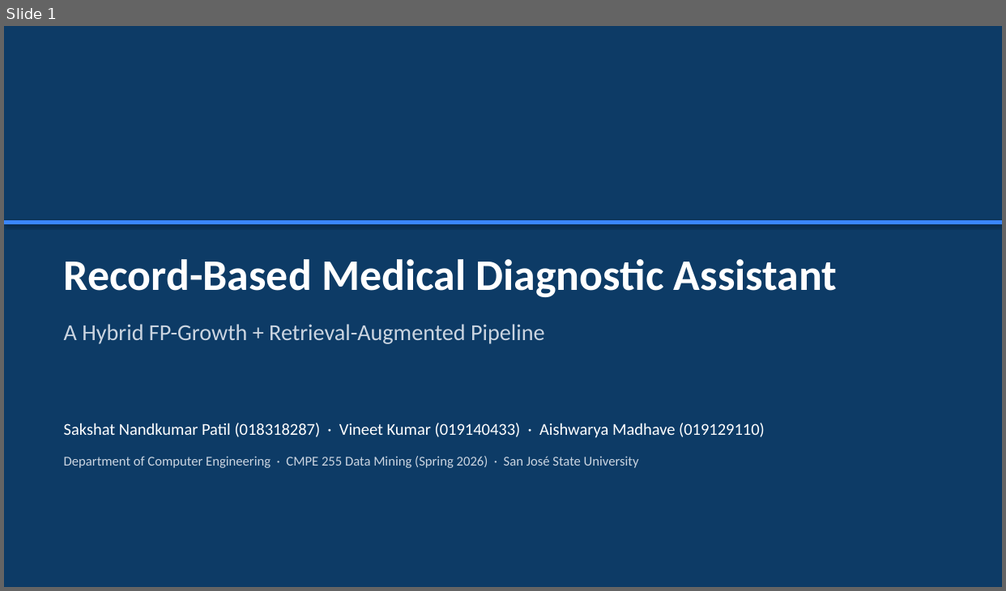
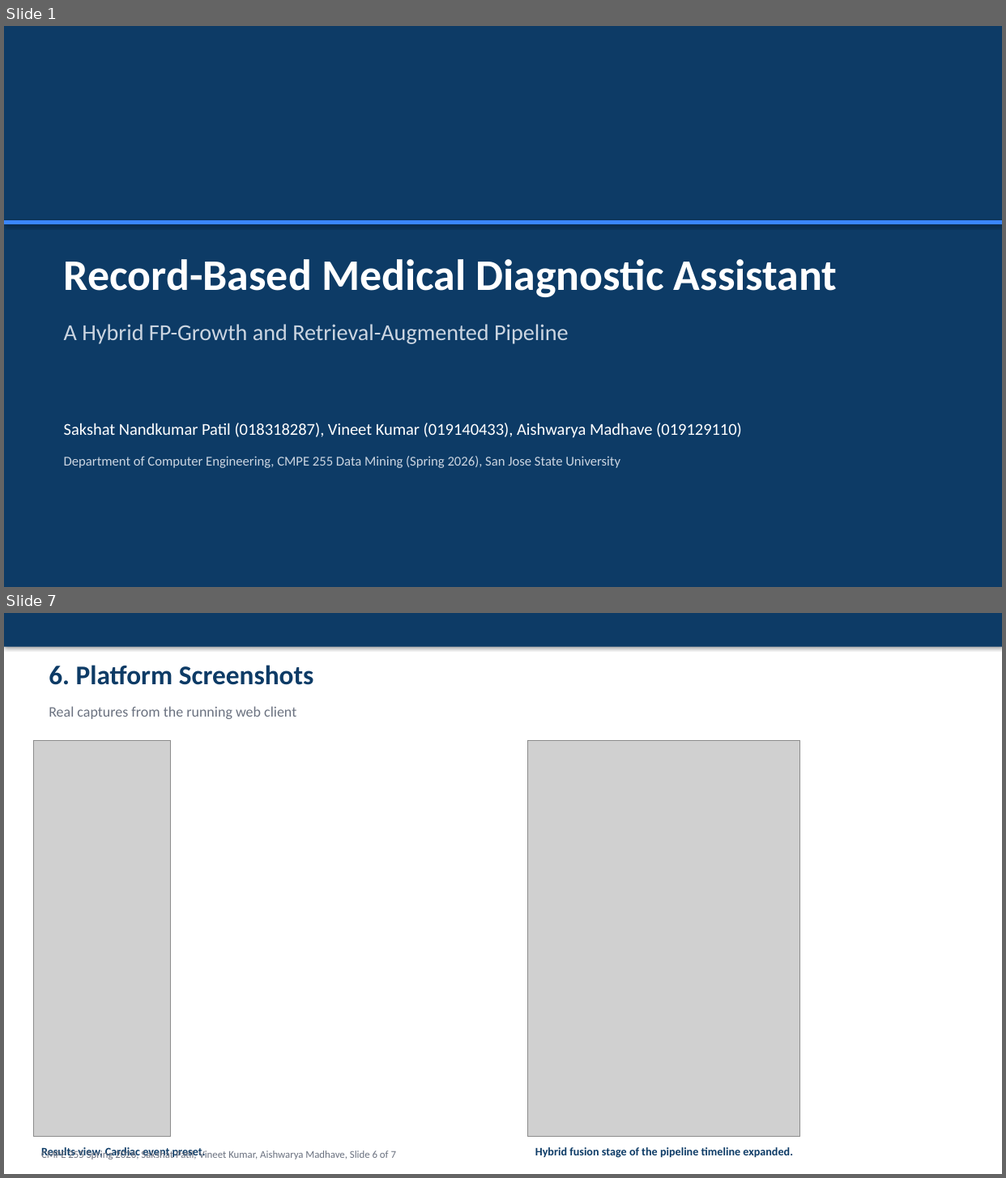
Before and after one commit to sakshat-patil/Symptom-Based-Disease-Identification-via-RAG, a slide deck: deliverables/slides/presentation.pptx. Shown one above the other, each under a label of ours: slide 1 before the commit, slides 1 and 7 after it; the slides between them are not shown. The pictures are 1006x591 and 1006x1178 pixels, drawn with LibreOffice and Linux fonts; fonts in the diff are those of the drawing; grey boxes stand for pictures. Boxes give left, top, right and bottom in pixels: in the first picture for what was removed or moved away, otherwise in the second. Text is boxed around its words. In the diff, an @@ line names an element or a change of style, - is before the commit and + after.

```diff
--- a/deliverables/slides/presentation.pptx
+++ b/deliverables/slides/presentation.pptx
@@ slide 7 added at (x1=4, y1=613, x2=1002, y2=1174), background #FFFFFF @@
@@ rectangle added at (x1=4, y1=613, x2=1002, y2=647), fill #0D3B66 @@
@@ text added at (x1=49, y1=665, x2=314, y2=685), 26 pt, text #0D3B66, bold @@
+6. Platform Screenshots
@@ text added at (x1=49, y1=706, x2=296, y2=719), 14 pt, text #6B7280 @@
+Real captures from the running web client
@@ picture added at (x1=34, y1=740, x2=171, y2=1137) @@
@@ picture added at (x1=528, y1=740, x2=800, y2=1137) @@
@@ text added at (x1=41, y1=1148, x2=206, y2=1159), 11 pt, text #0D3B66, bold @@
+Results view, Cardiac event preset.
@@ text added at (x1=41, y1=1149, x2=396, y2=1161), 10 pt, text #6B7280 @@
+CMPE 255 Spring 2026, Sakshat Patil, Vineet Kumar, Aishwarya Madhave, Slide 6 of 7
@@ text added at (x1=535, y1=1148, x2=793, y2=1158), 11 pt, text #0D3B66, bold @@
+Hybrid fusion stage of the pipeline timeline expanded.
@@ slide 1 changed as well @@
@@ text at (x1=64, y1=324, x2=569, y2=344): text changed @@
-A Hybrid FP-Growth + Retrieval-Augmented Pipeline
+A Hybrid FP-Growth and Retrieval-Augmented Pipeline
@@ text at (x1=64, y1=423, x2=742, y2=438): text changed @@
-Sakshat Nandkumar Patil (018318287) · Vineet Kumar (019140433) · Aishwarya Madhave (019129110)
+Sakshat Nandkumar Patil (018318287), Vineet Kumar (019140433), Aishwarya Madhave (019129110)
@@ text at (x1=64, y1=456, x2=620, y2=468): text changed @@
-Department of Computer Engineering · CMPE 255 Data Mining (Spring 2026) · San José State University
+Department of Computer Engineering, CMPE 255 Data Mining (Spring 2026), San Jose State University
```
Also in this commit, not shown: 6 other slides changed, 19 other files.
